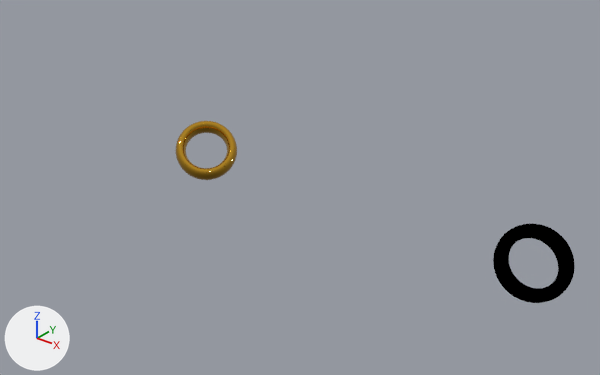
A saved change to the Blender file ring.blend.
The view is the same before and after, from a 50 mm lens placed at (7.9, -21.1, 12.9), pointed at (-9.8, 1.0, -0.8). Arrows for +X, +Y and +Z are at lower left; the lights stay in place.
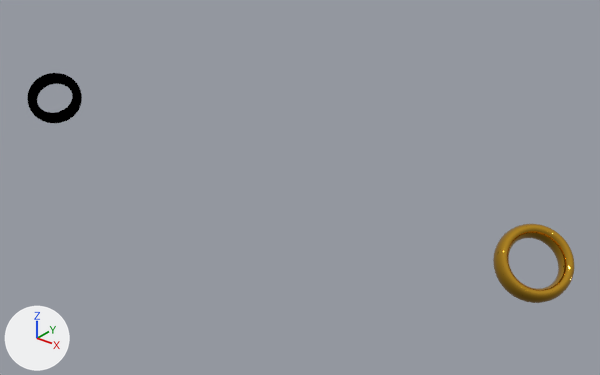
Changed parts and their boxes [x1, y1, x2, y2] in the pictures (600 x 375 px):
'Torus.002', moved
    before: [176, 121, 237, 180]
    after: [493, 224, 575, 303]
'Torus.003', moved
    before: [493, 224, 575, 303]
    after: [27, 73, 82, 123]

Patch to the scene script:
```diff
--- a/ring.blend.py
+++ b/ring.blend.py
@@ ob_torus_002 @@
 ob_torus_002 = bpy.data.objects.new('Torus.002', me_torus_002)
-ob_torus_002.location = (-13.65, 0.0, 0.0)
+ob_torus_002.location = (0.0, 0.0, 0.0)
 ob_torus_002.rotation_euler = (0.785, 0.0, 0.785)  # degrees (45, 0, 45)
@@ ob_torus_003 @@
 ob_torus_003 = bpy.data.objects.new('Torus.003', me_torus_003)
-ob_torus_003.location = (0.0, 0.0, 0.0)
+ob_torus_003.location = (-23.29, 0.0, 0.0)
 ob_torus_003.rotation_euler = (0.785, 0.0, 0.785)  # degrees (45, 0, 45)
```
